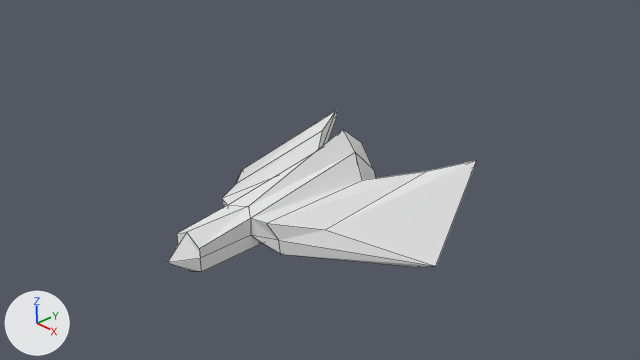
A saved change to the Blender file Assets/Models/ship.blend.
Before and after are seen from the file's camera 'Camera'. The axes (+X, +Y, +Z) are drawn at lower left. The lights are the same throughout. Mesh edges are drawn as thin lines.
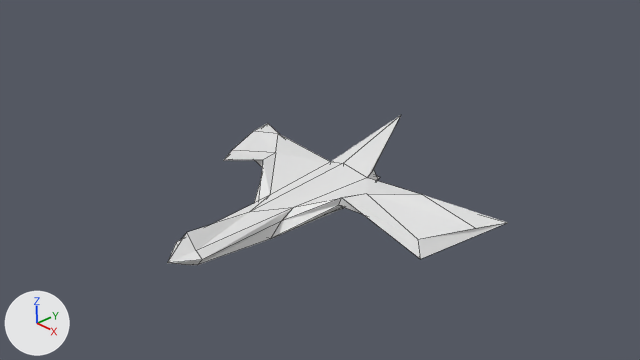
Commit message: Improve ship model

Location of each change, (x1, y1, x2, y2) in pixels of the pictures (640 x 360 px):
'Cube', reshaped (10% wider, 7% shorter)
    before: (168, 110, 476, 272)
    after: (168, 115, 507, 265)

What changed in the scene script:
```text
Change me_cube_001:
    where me_cube_001.from_pydata(...)  # 36 vertices, 32 faces; spans x -2.31..0.0, y -0.73..1.0, z -2.45..2.46
    used by ob_cube; location = (0.0, 0.0, 0.0); rotation_euler = (1.571, 0.0, 0.0), in degrees (90, 0, 0)
    me_cube_001 part 1
    me_cube_001.vertices[0].co: (-0.72, -0.19, 1.0) -> (-0.89, 0.31, -0.01)
    me_cube_001.vertices[1].co: (-0.54, 0.3, 1.11) -> (-1.07, 0.41, -0.44)  # pixel (221, 198) -> pixel (275, 152)
    me_cube_001.vertices[2].co: (-0.72, -0.19, -1.0) -> (-1.39, 0.14, -0.99)
    me_cube_001.vertices[3].co: (-0.54, 0.3, -0.89) -> (-1.69, 0.42, -1.01)  # not seen -> pixel (278, 133)
    me_cube_001.vertices[4].co: (-0.28, -0.19, 1.0) -> (-0.28, -0.19, 0.83)
    me_cube_001.vertices[5].co: (-0.28, 0.67, -1.0) -> (-0.44, 0.22, -1.13)  # not seen -> pixel (330, 161)
    me_cube_001.vertices[6].co: (-0.28, 0.31, 1.18) -> (-0.28, 0.17, 0.36)  # pixel (227, 205) -> pixel (269, 195)
    me_cube_001.vertices[7].co: (-0.28, -0.4, -1.0) -> (-0.28, -0.23, -1.0)
    me_cube_001.vertices[8].co: (0.0, 1.0, -1.0) -> (0.0, 0.38, -1.0)  # pixel (343, 129) -> pixel (343, 163)
    me_cube_001.vertices[9].co: (0.0, -0.73, -1.0) -> (0.0, -0.48, -1.0)  # not seen -> pixel (342, 208)
    me_cube_001.vertices[10].co: (0.0, 0.33, 1.0) -> (0.0, 0.22, 1.0)  # pixel (248, 206) -> pixel (249, 212)
    me_cube_001.vertices[11].co: (0.0, -0.33, 1.0) -> (0.0, -0.29, 0.77)
    me_cube_001.vertices[12].co: (-0.28, -0.19, 2.1) -> (-0.2, -0.12, 2.1)
    me_cube_001.vertices[13].co: (-0.28, 0.19, 2.1) -> (-0.2, 0.12, 2.1)  # pixel (176, 233) -> pixel (180, 240)
    me_cube_001.vertices[15].co: (0.0, -0.33, 2.1) -> (0.0, -0.22, 2.1)  # pixel (191, 271) -> pixel (190, 265)
    me_cube_001.vertices[16].co: (0.0, -0.51, -1.45) -> (0.0, -0.2, -1.94)  # not seen -> pixel (380, 177)
    me_cube_001.vertices[17].co: (-0.28, -0.38, -1.45) -> (-0.28, -0.09, -1.45)
    me_cube_001.vertices[19].co: (0.0, 0.62, -1.45) -> (0.0, 0.86, -2.45)  # pixel (361, 142) -> pixel (401, 114)
    me_cube_001.vertices[20].co: (-2.08, -0.47, -0.5) -> (-1.81, 0.09, -0.46)
    me_cube_001.vertices[21].co: (-1.07, 0.13, 0.43) -> (-2.19, 0.14, -0.31)  # pixel (236, 183) -> pixel (231, 150)
    me_cube_001.vertices[22].co: (-1.61, 0.38, -2.45) -> (-2.58, 0.06, -1.43)  # pixel (337, 116) -> not seen
    me_cube_001.vertices[23].co: (-1.22, 0.42, -1.69) -> (-2.59, 0.16, -1.13)  # pixel (322, 130) -> pixel (253, 131)
    me_cube_001.vertices[24].co: (-0.68, 0.03, 1.0) -> (-0.93, 0.45, -0.04)  # pixel (223, 208) -> pixel (262, 160)
    me_cube_001.vertices[25].co: (-0.72, 0.03, -1.0) -> (-1.54, 0.25, -1.14)
    me_cube_001.vertices[26].co: (-0.4, 0.09, -1.0) -> (-0.4, 0.0, -1.0)
    me_cube_001.vertices[27].co: (-0.28, 0.03, 1.2) -> (-0.28, 0.03, 0.62)
    me_cube_001.vertices[30].co: (-0.28, 0.03, 2.1) -> (-0.33, 0.03, 2.1)  # pixel (177, 243) -> pixel (176, 241)
    me_cube_001.vertices[32].co: (-0.38, -0.04, -1.45) -> (-0.38, 0.07, -1.45)
    me_cube_001.vertices[33].co: (0.0, -0.1, -1.69) -> (0.0, -0.04, -1.69)
    me_cube_001.vertices[34].co: (-2.31, -0.39, -0.62) -> (-2.33, -0.07, -0.21)  # pixel (242, 169) -> pixel (223, 160)
    me_cube_001.vertices[35].co: (-1.63, 0.5, -2.45) -> (-2.8, 0.13, -1.66)  # pixel (336, 110) -> pixel (267, 123)
```
